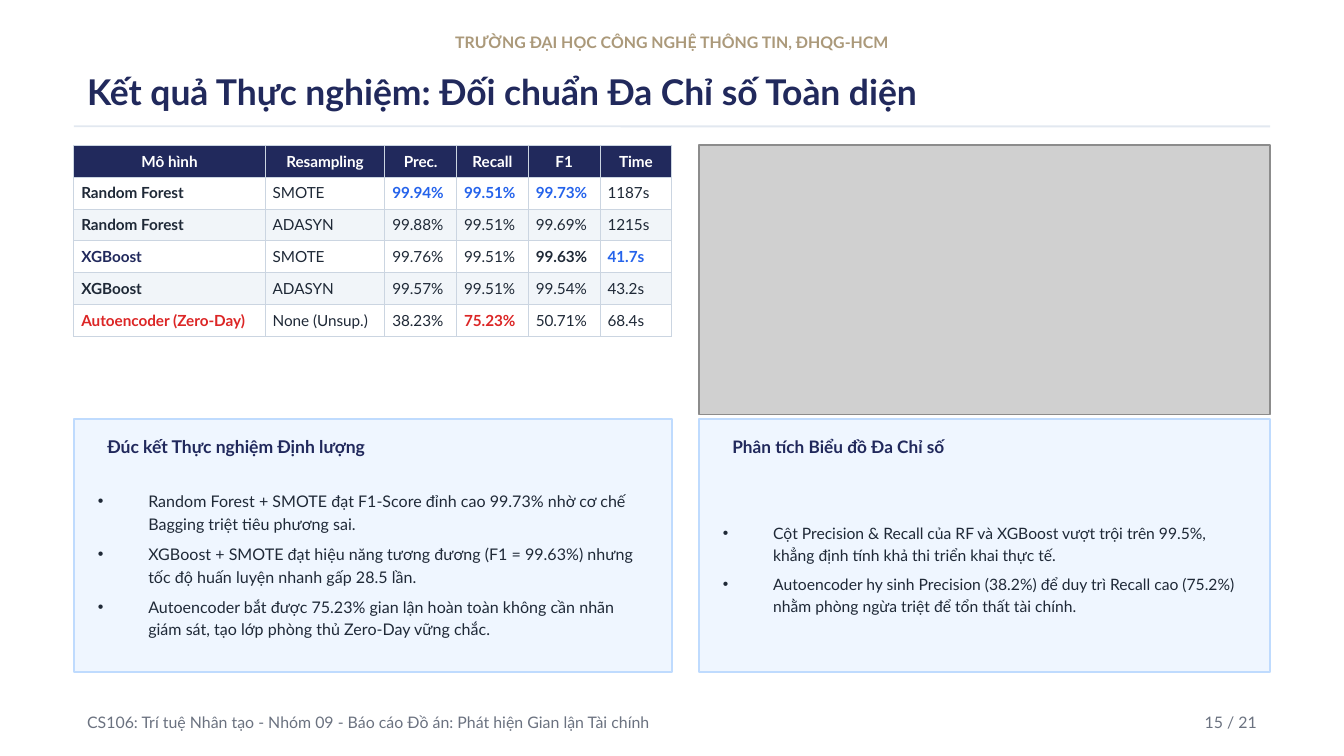
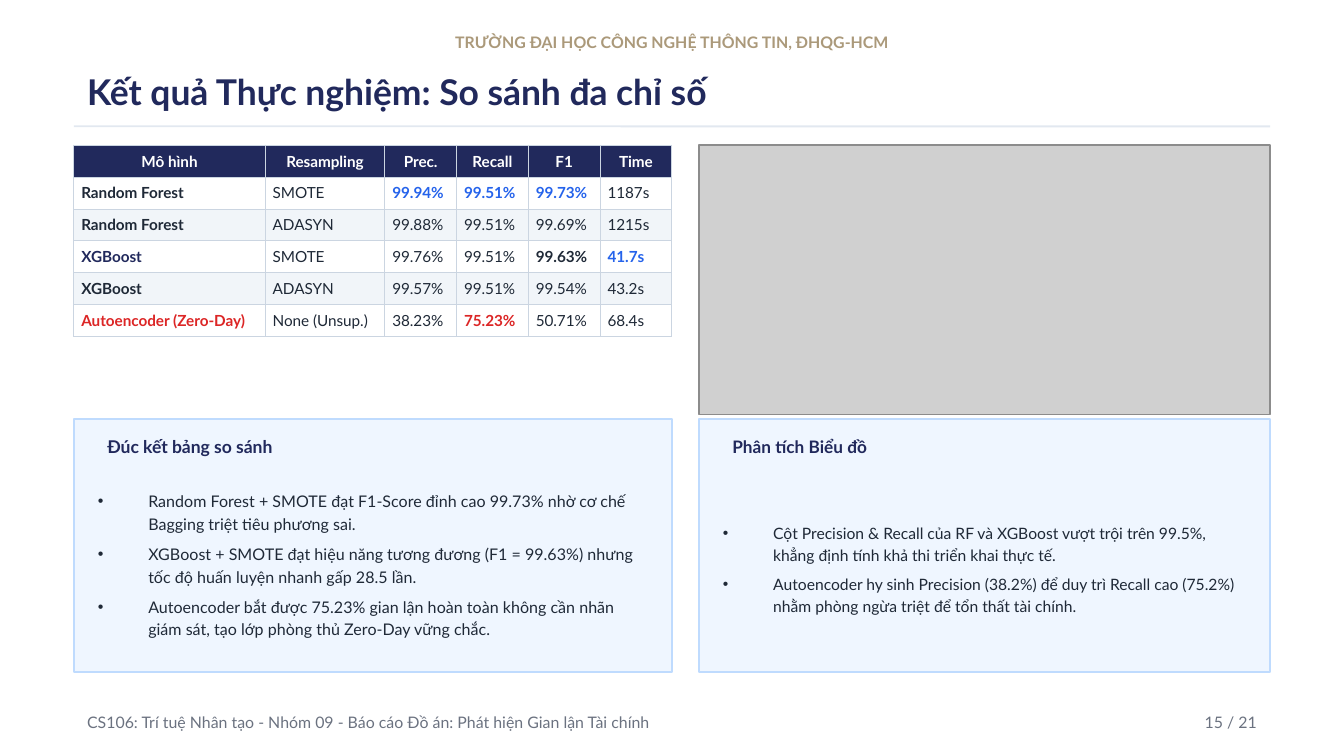
Before and after one commit to uit-25730067-chithanh/CS106-Team09-Fraud-Detection, a slide deck: slide 15 of draft/fraud-detection/slide/[Nhom9]_Slide_FraudDetection_Academic_VN.pptx. Drawn at 1344x756 pixels with LibreOffice and Linux fonts; fonts in the diff are those of the drawing; grey boxes stand for pictures. Boxes give left, top, right and bottom in pixels: in the first picture for what was removed or moved away, otherwise in the second. Text is boxed around its words. In the diff, an @@ line names an element or a change of style, - is before the commit and + after.

```diff
--- a/draft/fraud-detection/slide/[Nhom9]_Slide_FraudDetection_Academic_VN.pptx
+++ b/draft/fraud-detection/slide/[Nhom9]_Slide_FraudDetection_Academic_VN.pptx
@@ text at (87, 76, 707, 112): text changed @@
-Kết quả Thực nghiệm: Đối chuẩn Đa Chỉ số Toàn diện
+Kết quả Thực nghiệm: So sánh đa chỉ số
@@ text at (107, 439, 272, 456): text changed @@
-Đúc kết Thực nghiệm Định lượng
+Đúc kết bảng so sánh
@@ text at (732, 438, 867, 453): text changed @@
-Phân tích Biểu đồ Đa Chỉ số
+Phân tích Biểu đồ
```
Also in this commit, not shown: 14 other slides changed, 12 other files.
